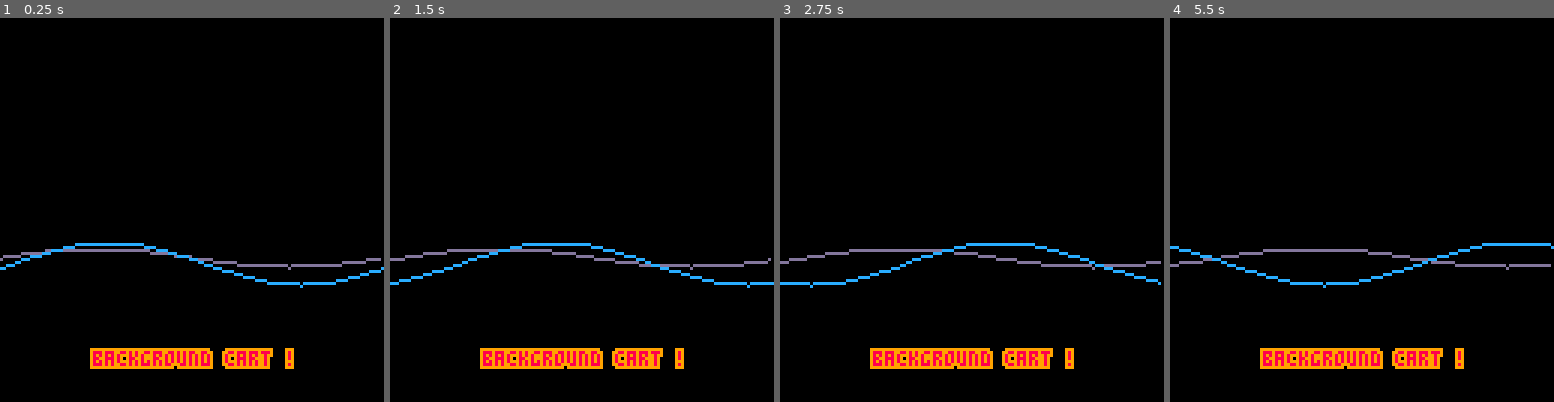
Above: before the commit, frames 1-4 (left to right).
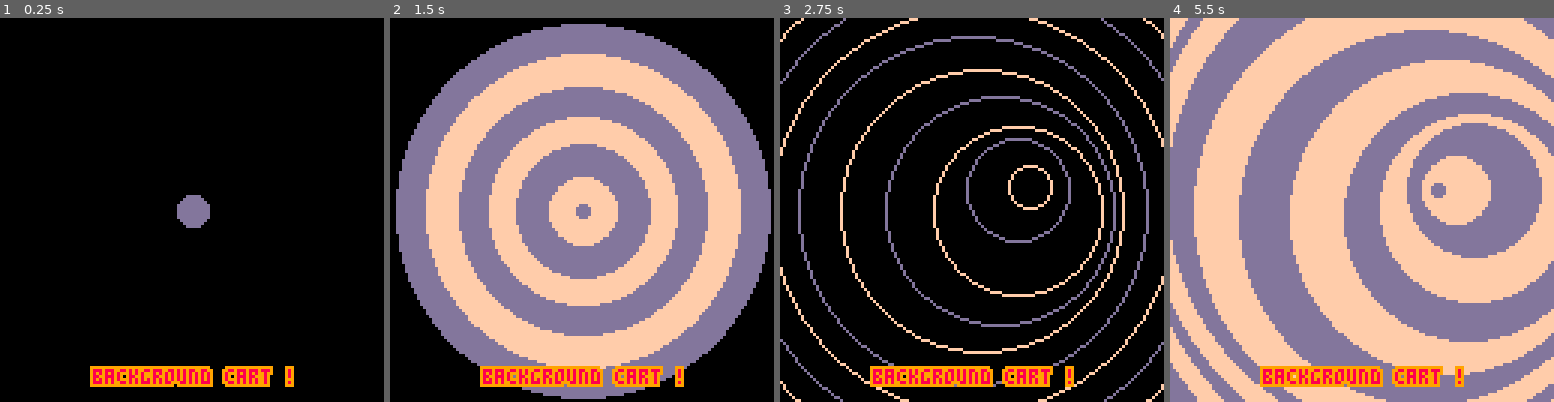
Above: after the commit, the same moments.

Repository: RemySd/background-pico8
Game: PICO-8 cartridge fun_bg.p8
Same seed, same stepped clock (60 frames per second), same inputs: the game is played once before the commit and once after it.
Inputs:
- Up to frame 1 (0.25 s): no input
- Up to frame 2 (1.5 s): tap X (X key) at 0.33, 1.07 s
- Up to frame 3 (2.75 s): hold Right 1.6-2.1 s; tap X (X key) at 1.85 s; hold Up 2.15-2.42 s; hold Right from 2.47 s (still down)
- Up to frame 4 (5.5 s): tap X (X key) at 2.97, 4.08, 5.2 s; release Right at 3.03 s; hold Left 3.08-3.58 s; hold Down 3.63-3.97 s; hold Right 4.02-4.68 s; hold Up 4.73-5.03 s; hold Left from 5.08 s (still down)

The runs differ from the first frame. In frame 1, 6.5% of the frame differs, in the area x 0-100%, y 46-97%; in frame 2, 74%; in frame 3, 14%; in frame 4, 99%, in the area x 0-100%, y 0-100%.

Commit message:
Wave + circle animation done

Diff:
--- a/bg2.lua
+++ b/bg2.lua
@@ -11,24 +11,36 @@
         samples = 128,
         amp = 3,
         frequency = 1,
-        center = 80,
-        speed = 0.1,
-        color = 13
+        center = 108,
+        speed = 0.2,
+        color = 1
     }
 
     createLines(waveBg)
 
     secondaryWaveBg = {
         waves = {},
-        samples = 128,
-        amp = 7,
+        samples = 129,
+        amp = 6,
         frequency = 1,
-        center = 82,
+        center = 110,
         speed = 0.5,
         color = 12
     }
 
     createLines(secondaryWaveBg)
+
+    thirdWaveBg = {
+        waves = {},
+        samples = 128,
+        amp = 4,
+        frequency = 1,
+        center = 122,
+        speed = 0.1,
+        color = 7
+    }
+
+    createLines(thirdWaveBg)
 end
 
 function createLines(waveItem)
@@ -36,7 +48,7 @@
     local dx = 128 / waveItem.samples
     local color = waveItem.color or WHITE_COLOR
 
-    for x = 0, 127, dx do
+    for x = 0, 128, dx do
         local lineWave = {
             x1 = x,
             y1 = waveItem.center + sin(x / i_f) * waveItem.amp,
@@ -53,39 +65,41 @@
 
 -- Run the wave background
 function runWaveBg()
-    for wave in all(waveBg.waves) do
-        wave.x1 = wave.x1 + waveBg.speed
-        wave.x2 = wave.x2 + waveBg.speed
+    runWave(waveBg)
+    runWave(secondaryWaveBg)
+    runWave(thirdWaveBg)
+end
 
-        if wave.x1 > 127 then
-            wave.x1 = 0
+function runWave(wave)
+    for waveDot in all(wave.waves) do
+        waveDot.x1 = waveDot.x1 + wave.speed
+        waveDot.x2 = waveDot.x2 + wave.speed
+
+        if waveDot.x1 >= 127 then
+            waveDot.x1 = 0
         end
 
-        if wave.x2 > 127 then
-            wave.x2 = 0
-        end
-    end
-
-    for wave in all(secondaryWaveBg.waves) do
-        wave.x1 = wave.x1 + secondaryWaveBg.speed
-        wave.x2 = wave.x2 + secondaryWaveBg.speed
-
-        if wave.x1 > 127 then
-            wave.x1 = 0
-        end
-
-        if wave.x2 > 127 then
-            wave.x2 = 0
+        if waveDot.x2 >= 127 then
+            waveDot.x2 = 0
         end
     end
 end
 
 -- drawing handling --
 
-function drawWaveBg(waveItem)
+function drawWaveBg(wave)
 
-    for waveDot in all(waveItem.waves) do
-        line(waveDot.x1, waveDot.y1, waveDot.x2, waveDot.y2, waveDot.color)
+    for waveDot in all(wave.waves) do
+        drawMultipleLine(waveDot, wave.amp)
     end
 
+    rectfill(0, wave.center + wave.amp, 128, 128, wave.color)
+
 end
+
+-- Display the line wave tu fill the bottom of the wave
+function drawMultipleLine(waveDot, amp)
+    for diff = 0, (amp*2), 1 do
+        line(waveDot.x1, waveDot.y1 + diff, waveDot.x2, waveDot.y2 + diff, waveDot.color)
+    end
+end
--- /dev/null
+++ b/bg3.lua
@@ -0,0 +1,101 @@
+-- Snow background
+
+-- initialization handling --
+
+-- Initialize the background variables
+function initTunnelBg()
+    tunnel = {
+        circles = {},
+        speed = 1.5,
+        frequency = 0.2,
+        prevCircleCreatedAt = 0,
+        color1 = 13,
+        color2 = 15,
+        currentColor = 13,
+        xPos = 64,
+        yPos = 64,
+        fill = 1
+    }
+end
+
+-- data handling --
+
+-- Run the snow background
+function runTunnelBg()
+    local currentTime = time()
+
+    if (currentTime - tunnel.prevCircleCreatedAt) > tunnel.frequency then
+        tunnel.prevCircleCreatedAt = currentTime
+        add(tunnel.circles, createCircle())
+    end
+
+    growUpCircle()
+    cleanCircle()
+    circleControl()
+end
+
+function createCircle()
+
+    local colorSelected = tunnel.color1
+
+    if tunnel.currentColor == tunnel.color1 then
+        colorSelected = tunnel.currentColor
+        tunnel.currentColor = tunnel.color2
+    else
+        colorSelected = tunnel.currentColor
+        tunnel.currentColor = tunnel.color1
+    end
+
+    return {
+        color = colorSelected,
+        xPos = tunnel.xPos,
+        yPos = tunnel.yPos,
+        radius = 1
+    }
+end
+
+function growUpCircle()
+    for circle in all(tunnel.circles) do
+        circle.radius = circle.radius + tunnel.speed
+    end
+end
+
+function cleanCircle()
+    for circle in all(tunnel.circles) do
+        if circle.radius > 128 then
+            del(tunnel.circles, circle)
+        end
+    end
+end
+
+function circleControl()
+    if btn(0) then
+        tunnel.xPos = tunnel.xPos - 1
+    end
+    if btn(1) then
+        tunnel.xPos = tunnel.xPos + 1
+    end
+    if btn(2) then
+        tunnel.yPos = tunnel.yPos - 1
+    end
+    if btn(3) then
+        tunnel.yPos = tunnel.yPos + 1
+    end
+
+    if btnp(5) then
+        tunnel.fill = tunnel.fill * (-1)
+    end
+end
+
+-- drawing handling --
+
+function drawTunnelBg()
+
+    for circle in all(tunnel.circles) do
+        if tunnel.fill == 1 then
+            circfill(circle.xPos, circle.yPos, circle.radius, circle.color)
+        else
+            circ(circle.xPos, circle.yPos, circle.radius, circle.color)
+        end
+    end
+end
--- a/fun_bg.p8
+++ b/fun_bg.p8
@@ -5,26 +5,33 @@
 #include utils.lua
 #include bg1.lua
 #include bg2.lua
+#include bg3.lua
 
 function _init()
     initSnowBg()
     initWaveBg()
+    initTunnelBg()
 end
 
 function _update()
     runSnowBg()
     runWaveBg()
+    runTunnelBg()
 end
 
 function _draw()
 	cls()
 
+    drawTunnelBg()
+
+    -- drawWaveBg(waveBg)
+    -- drawWaveBg(secondaryWaveBg)
+    -- drawWaveBg(thirdWaveBg)
+
     -- drawSnowBg()
-    drawWaveBg(waveBg)
-    drawWaveBg(secondaryWaveBg)
 
     title = "background cart !"
-    outline(title, getCenterTextX(title), 110, 9, 8)
+    outline(title, getCenterTextX(title), 116, 9, 8)
 end
 
 __gfx__
